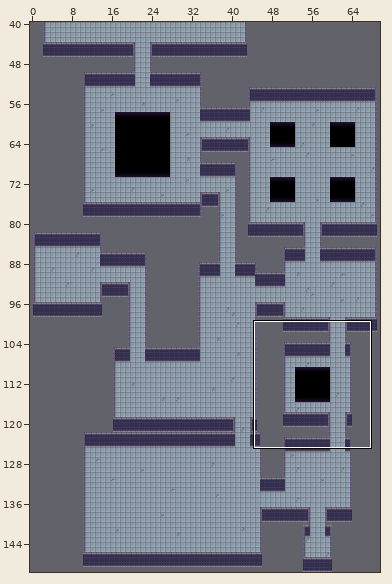
Level history. Tiled map (JSON): res/tiled/LEVELS/Level_0001.json. Above, an overview of the earlier version with the close-up marked.
Close-up. The starting point:
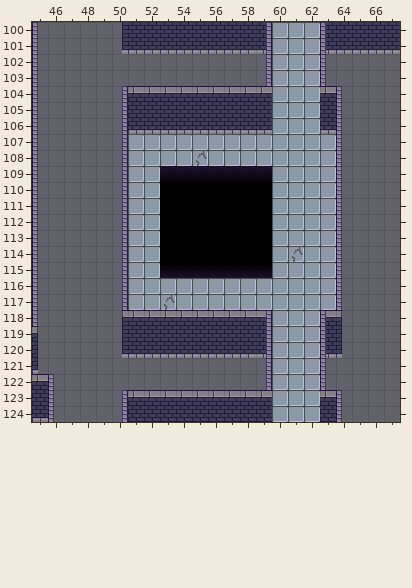
Cells are 16x16 px. Shown: x 45..67, y 100..124.
New version:
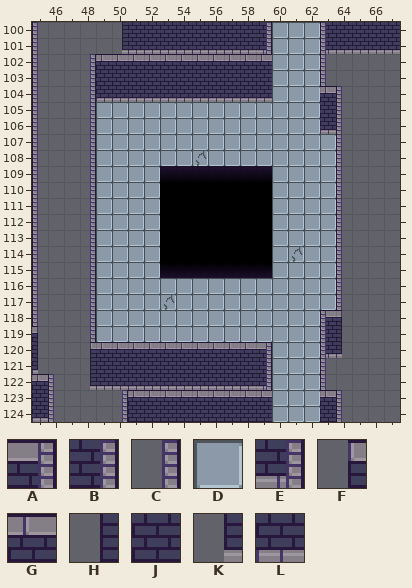
Key: from "Prod": A 0, B 16, C 18, D 19, E 32, F 34, G 35, H 50, J 51, K 66, L 67.
_ is an empty cell.
Change:
Layer "Layer_BASE":
y 102: x 48..59 ___________C -> CGGGGGGGGGGG
y 103: x 48..59 ___________C -> CJJJJJJJJJJJ
y 104: x 48..59 __CGGGGGGGGG -> CLLLLLLLLLLL
y 105: x 48..59 __CJJJJJJJJJ -> CDDDDDDDDDDD
y 106: x 48..59 __CLLLLLLLLL -> CDDDDDDDDDDD
y 107..117: x 48..50 __C -> CDD
y 118: x 48..59 __FGGGGGGGGA -> CDDDDDDDDDDD
y 119: x 48..59 __HJJJJJJJJB -> CDDDDDDDDDDD
y 120: x 48..59 __KLLLLLLLLE -> FGGGGGGGGGGA
y 121: x 48..59 ___________C -> HJJJJJJJJJJB
y 122: x 48..59 ___________C -> KLLLLLLLLLLE
